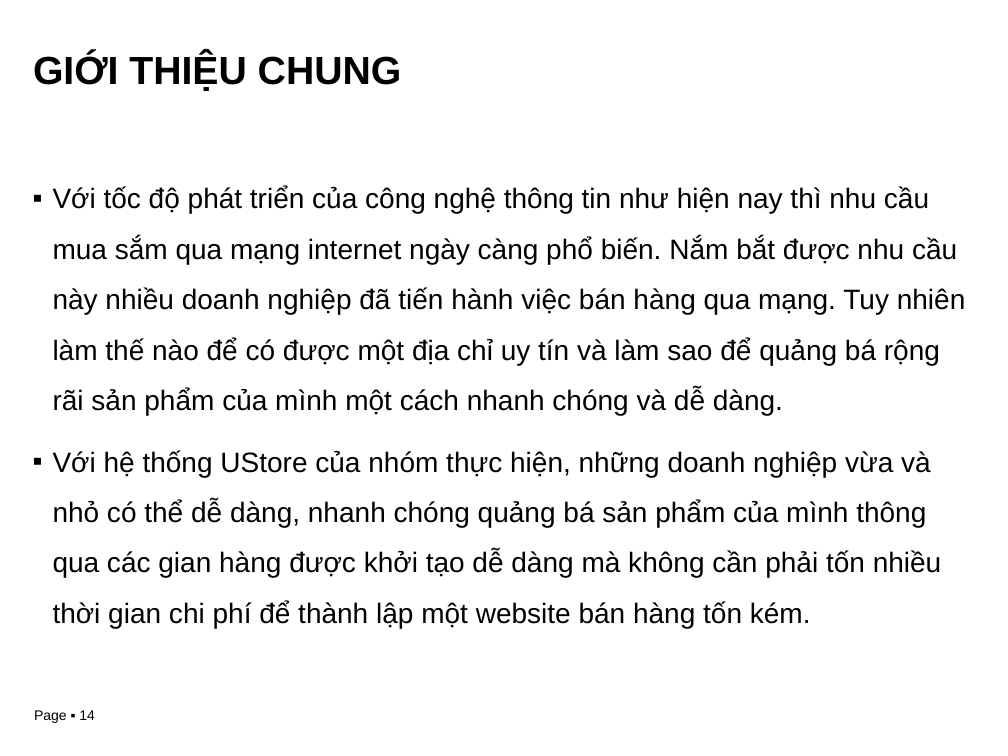
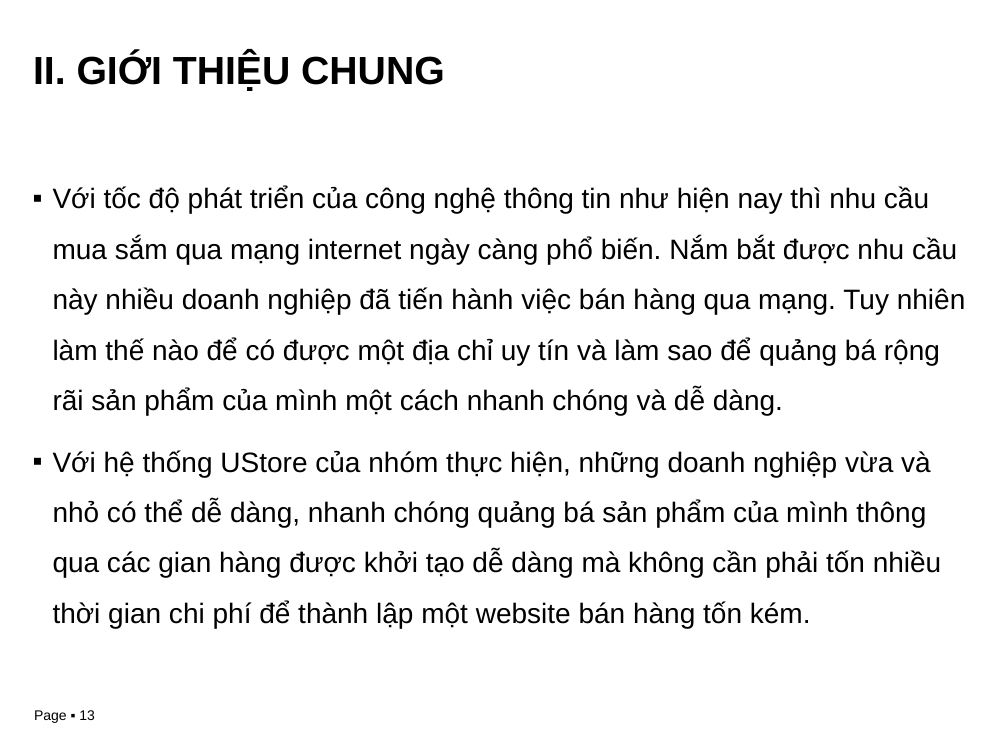
Before and after one commit to btheanh174/kl07-nha03, a slide deck: slide 13 of Reports/28-03-2011-Slide.pptx (slide 14 before the commit). Drawn at 1008x756 pixels with LibreOffice and Linux fonts; fonts in the diff are those of the drawing; background and template pictures are left out. Boxes give left, top, right and bottom in pixels: in the first picture for what was removed or moved away, otherwise in the second. Text is boxed around its words. In the diff, an @@ line names an element or a change of style, - is before the commit and + after.

```diff
--- a/Reports/28-03-2011-Slide.pptx
+++ b/Reports/28-03-2011-Slide.pptx
@@ title at [33,53,445,91]: text changed @@
-GIỚI THIỆU CHUNG
+II. GIỚI THIỆU CHUNG
@@ page number at [34,710,95,723]: text changed @@
-Page ▪ 14
+Page ▪ 13
```
Also in this commit, not shown: 14 other slides changed, 3 slides added.
